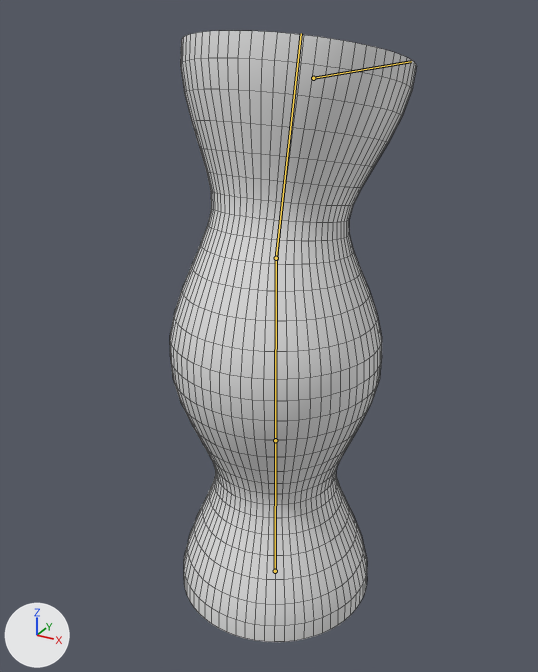
The FBX model Perspectives Puzzle/Assets/Animations/Mother/mother-walk.fbx: old version first, new version second.
Rendered twice from a camera (50 mm lens) standing at (1.15, -2.14, 2.12) and looking at (-0.02, -0.01, 1.06). Lighting does not change. The marker at lower left points along +X, +Y and +Z. Both versions are drawn at frame 1 of the action 'Armature|Action'; the numbers are the values there. The bones that bend it are drawn over the model as lines. Mesh edges are drawn as thin lines.
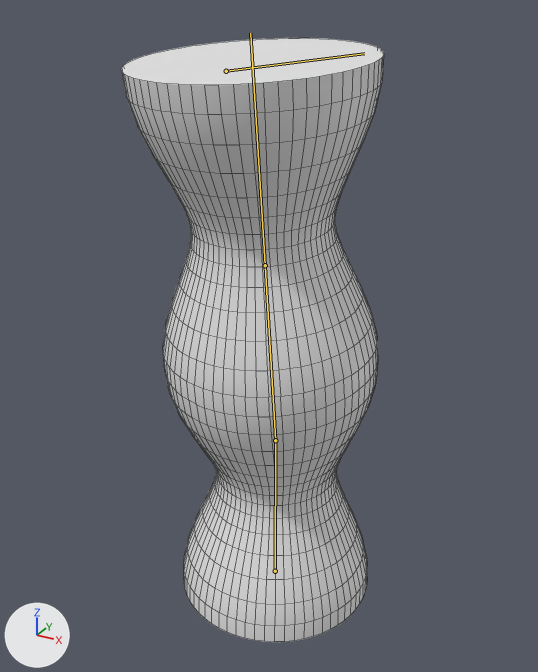
The change in detail:
Bone 'Bone.001' (bone_bone_001) turns from (0, 0, 0) to (-6, 0, 0) degrees about its own x, y and z.
Bone 'Bone.002' (bone_bone_002) turns from (13, 0, 0) to (0, 0, 0) degrees about its own x, y and z.

Changed parts and their boxes [x1, y1, x2, y2] in the pictures (538 x 672 px):
'Cylinder', posed (6% wider)
    before: [170, 30, 417, 642]
    after: [121, 38, 384, 642]
bone 'Bone.001', root to tip
    before: (275, 440) to (276, 258)
    after: (275, 440) to (265, 265)
bone 'Bone.002', root to tip
    before: (276, 258) to (301, 33)
    after: (265, 265) to (250, 33)
